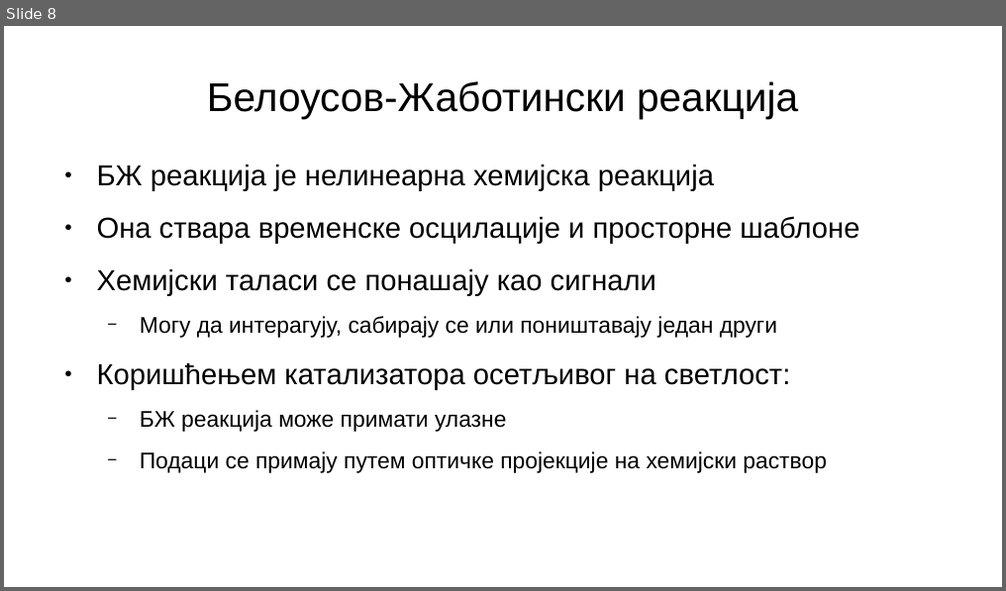
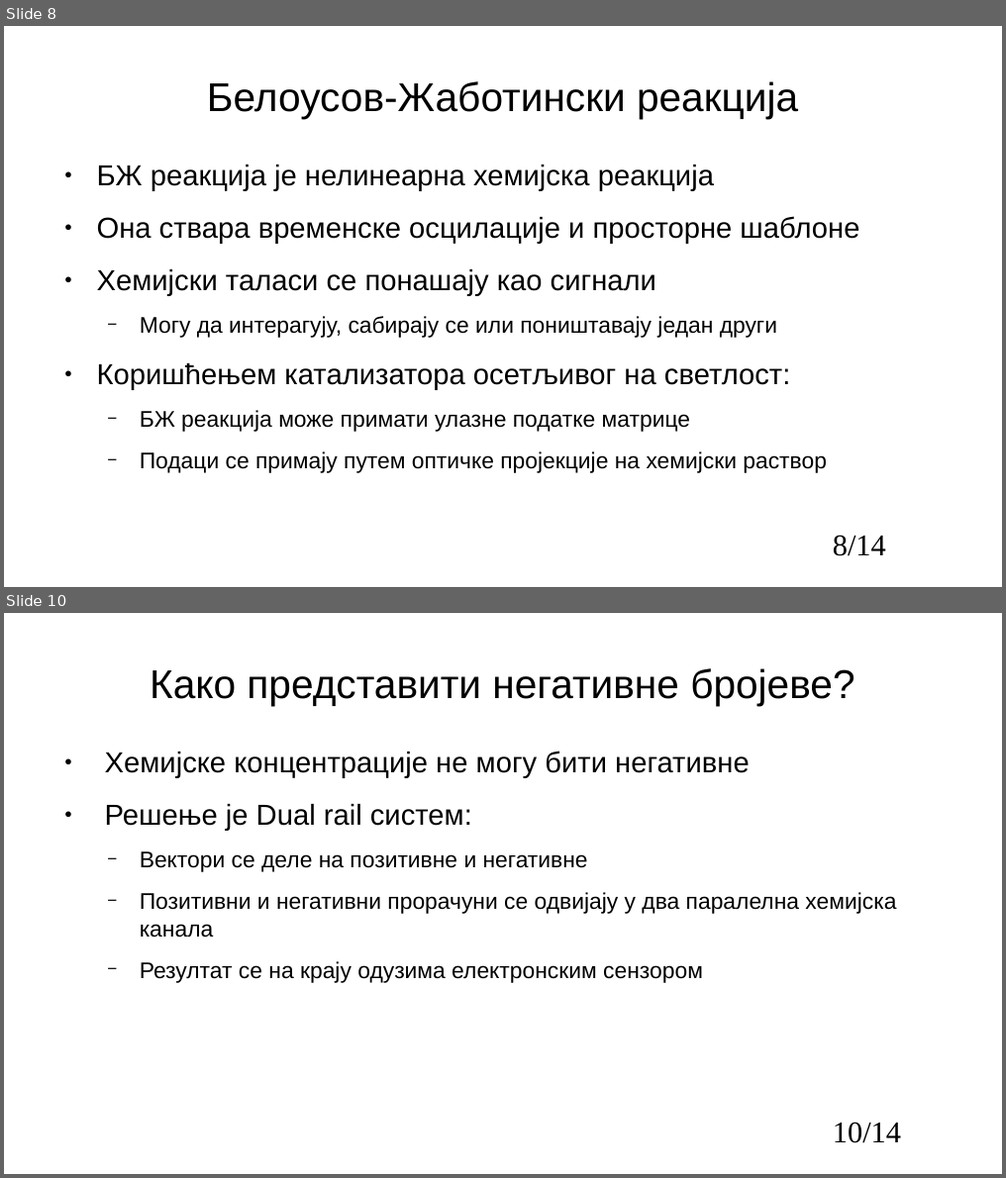
Before and after one commit to NikolaNikolicc/computer-accelerators-development, a slide deck: HW/HW12-Chem/12_chem_computer_technology.pptx. Shown one above the other, each under a label of ours: slide 8 before the commit, slides 8 and 10 after it; the slides between them are not shown. The pictures are 1006x591 and 1006x1178 pixels, drawn with LibreOffice and Linux fonts; fonts in the diff are those of the drawing. Boxes give left, top, right and bottom in pixels: in the first picture for what was removed or moved away, otherwise in the second. Text is boxed around its words. In the diff, an @@ line names an element or a change of style, - is before the commit and + after.

```diff
--- a/HW/HW12-Chem/12_chem_computer_technology.pptx
+++ b/HW/HW12-Chem/12_chem_computer_technology.pptx
@@ slide 10 added at [4,613,1002,1174], background #FFFFFF @@
@@ title added at [150,668,854,705], 32 pt, text #000000 @@
+Како представити негативне бројеве?
@@ text added at [105,751,896,983], 18 pt, text #000000 @@
+● Хемијске концентрације не могу бити негативне
+● Решење је Dual rail систем:
+  − Вектори се деле на позитивне и негативне
+  − Позитивни и негативни прорачуни се одвијају у два паралелна хемијска канала
+  − Резултат се на крају одузима електронским сензором
@@ page number added at [833,1122,901,1144], 24 pt, text #000000 @@
+10/14
@@ slide 8 changed as well @@
@@ text at [140,410,690,432]: text changed @@
-  − БЖ реакција може примати улазне
+  − БЖ реакција може примати улазне податке матрице
@@ page number added at [833,535,886,557], 24 pt, text #000000 @@
+8/14
```
Also in this commit, not shown: 7 other slides changed, 4 other slides added, 1 slide removed, 1 other file.
